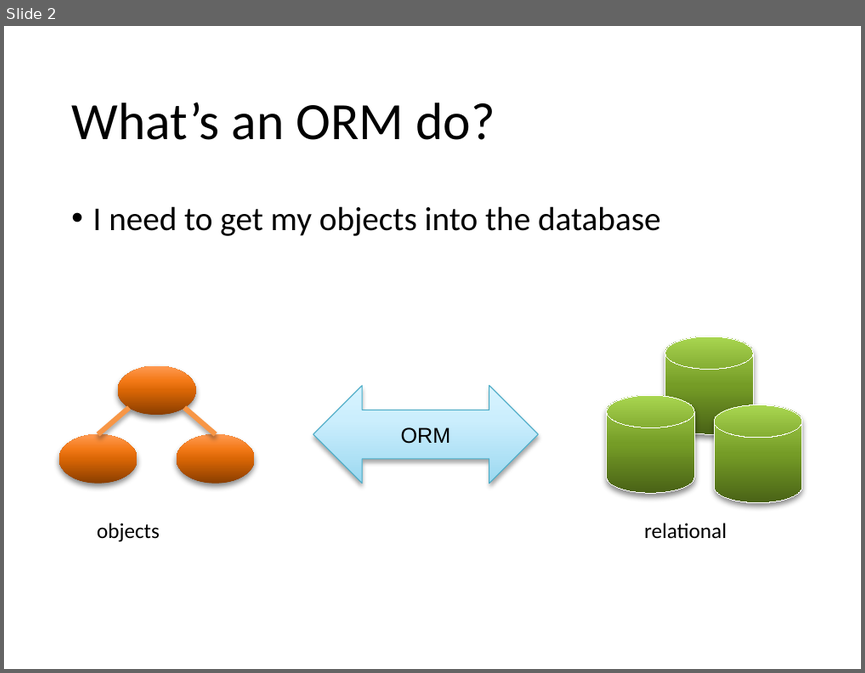
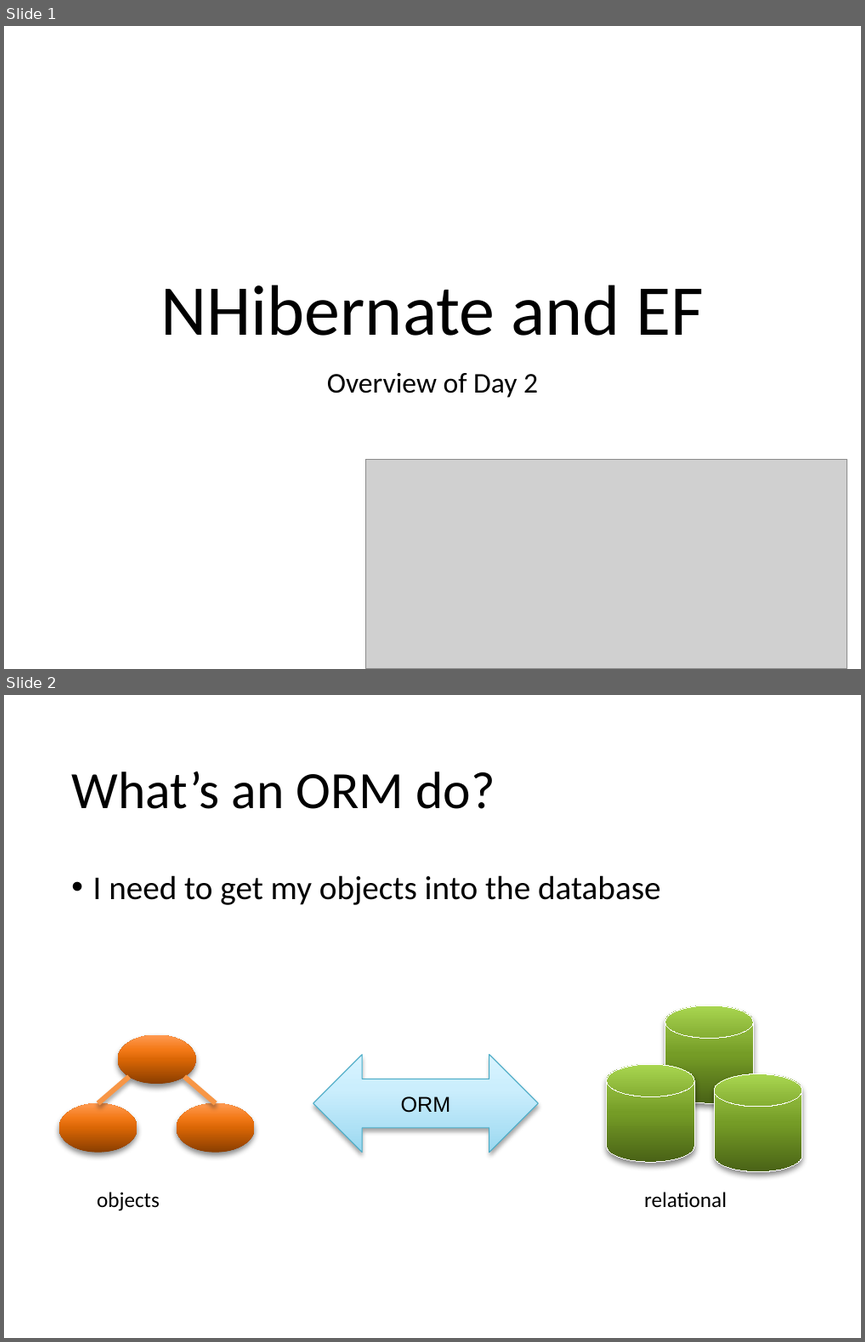
Before and after one commit to SeamlessThingies-Learn-DotNet3Day/DotNetProgramming, a slide deck: Slides/0 - ORM Intro.pptx. Shown one above the other, each under a label of ours: slide 2 before the commit, slides 1 and 2 after it. The pictures are 865x673 and 865x1342 pixels, drawn with LibreOffice and Linux fonts; fonts in the diff are those of the drawing; grey boxes stand for pictures. Boxes give left, top, right and bottom in pixels: in the first picture for what was removed or moved away, otherwise in the second. Text is boxed around its words. In the diff, an @@ line names an element or a change of style, - is before the commit and + after.

```diff
--- a/Slides/0 - ORM Intro.pptx
+++ b/Slides/0 - ORM Intro.pptx
@@ slide 1 added at (4, 26, 861, 669), background #FFFFFF @@
@@ title added at (160, 284, 704, 335), 60 pt, text #000000 @@
+NHibernate and EF
@@ subtitle added at (327, 373, 538, 397), 24 pt, text #000000 @@
+Overview of Day 2
@@ picture added at (365, 459, 847, 669) @@
```
Also in this commit, not shown: 1 other slide added, 1 slide removed, 1 other file.
